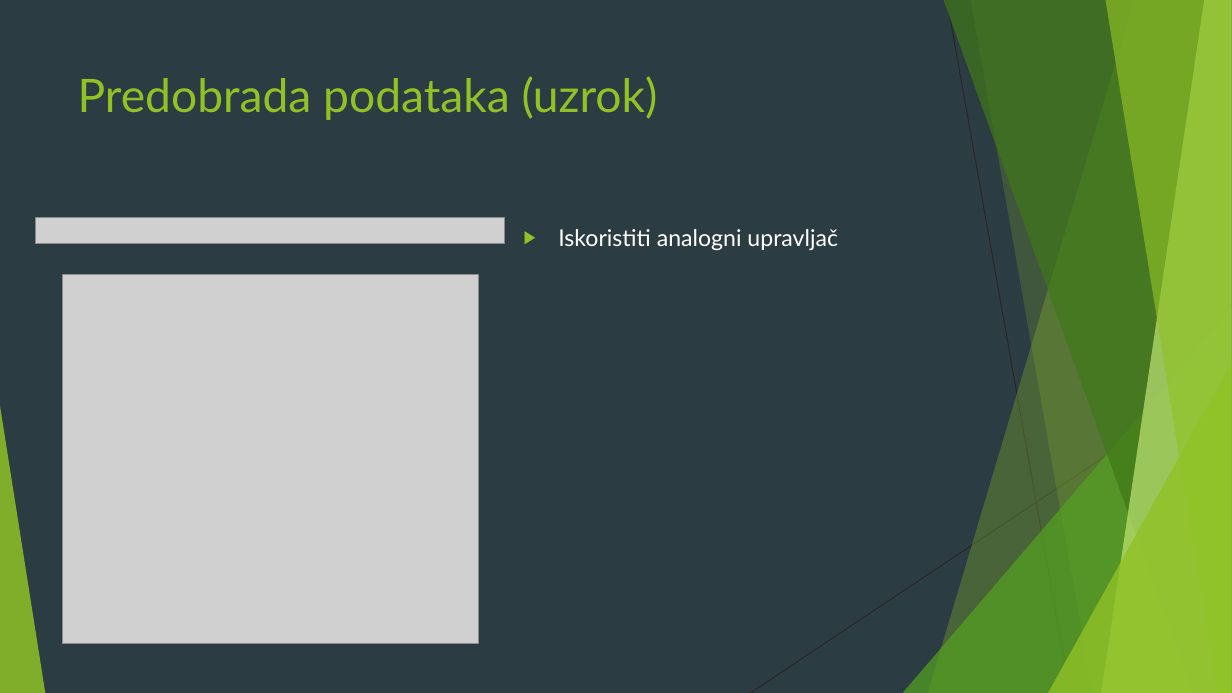
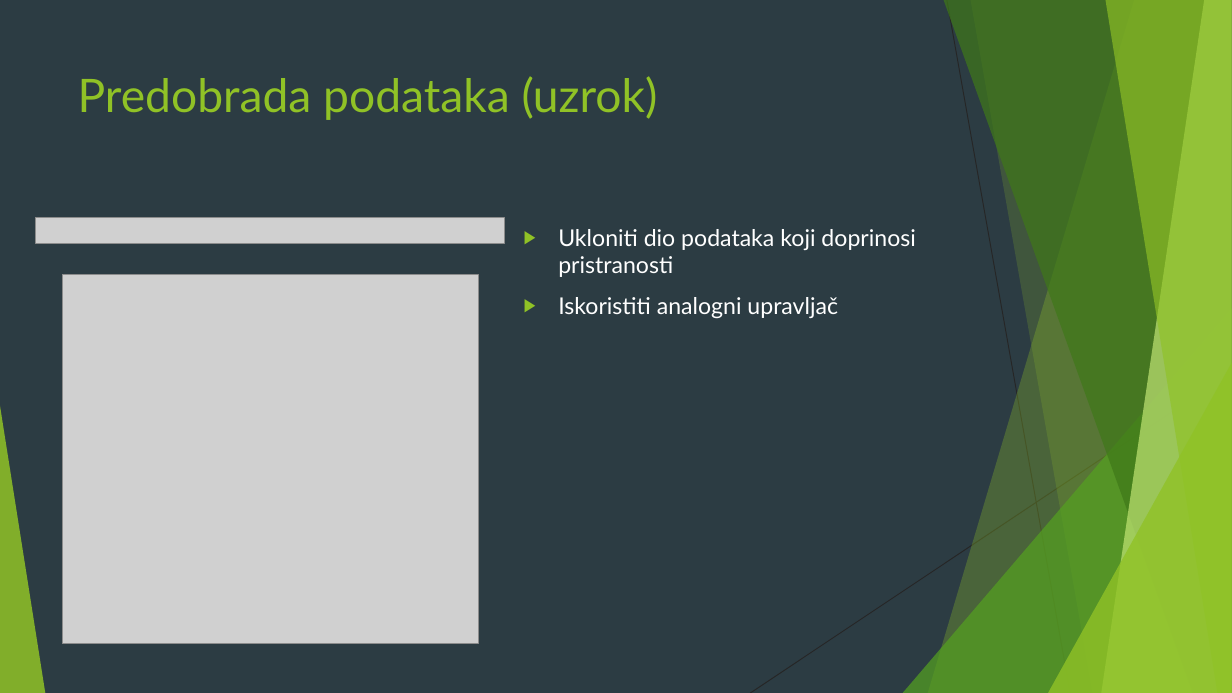
Before and after one commit to RKal-El/Diplomski, a slide deck: slide 6 of Diplmoski_Marko_Rasetina.pptx. Drawn at 1232x693 pixels with LibreOffice and Linux fonts; fonts in the diff are those of the drawing; grey boxes stand for pictures. Boxes give left, top, right and bottom in pixels: in the first picture for what was removed or moved away, otherwise in the second. Text is boxed around its words. In the diff, an @@ line names an element or a change of style, - is before the commit and + after.

```diff
--- a/Diplmoski_Marko_Rasetina.pptx
+++ b/Diplmoski_Marko_Rasetina.pptx
@@ text at <box>558,229,915,277</box>: paragraph added @@
+▶ Ukloniti dio podataka koji doprinosi pristranosti
```
Also in this commit, not shown: 2 other slides changed, 1 other file.
